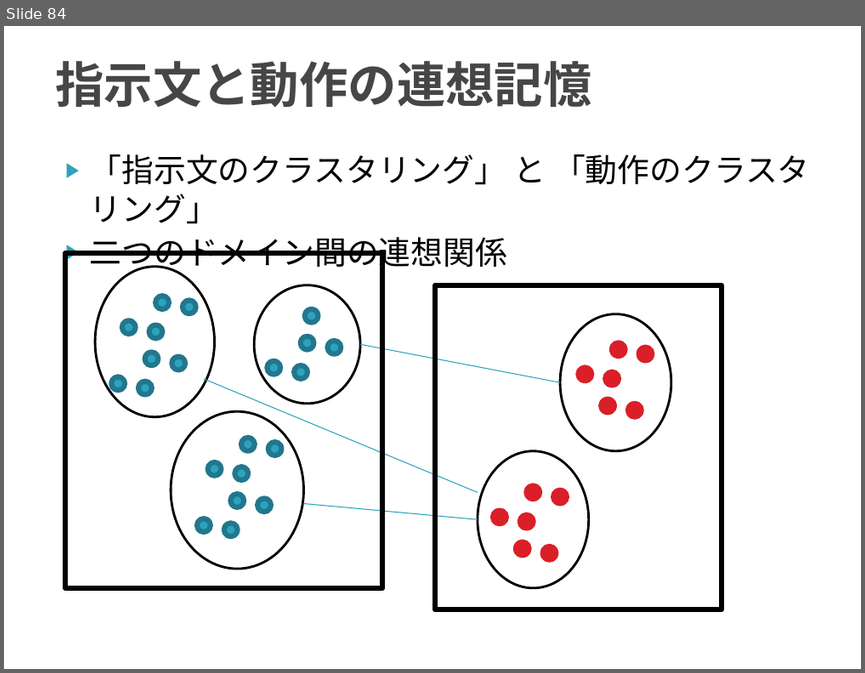
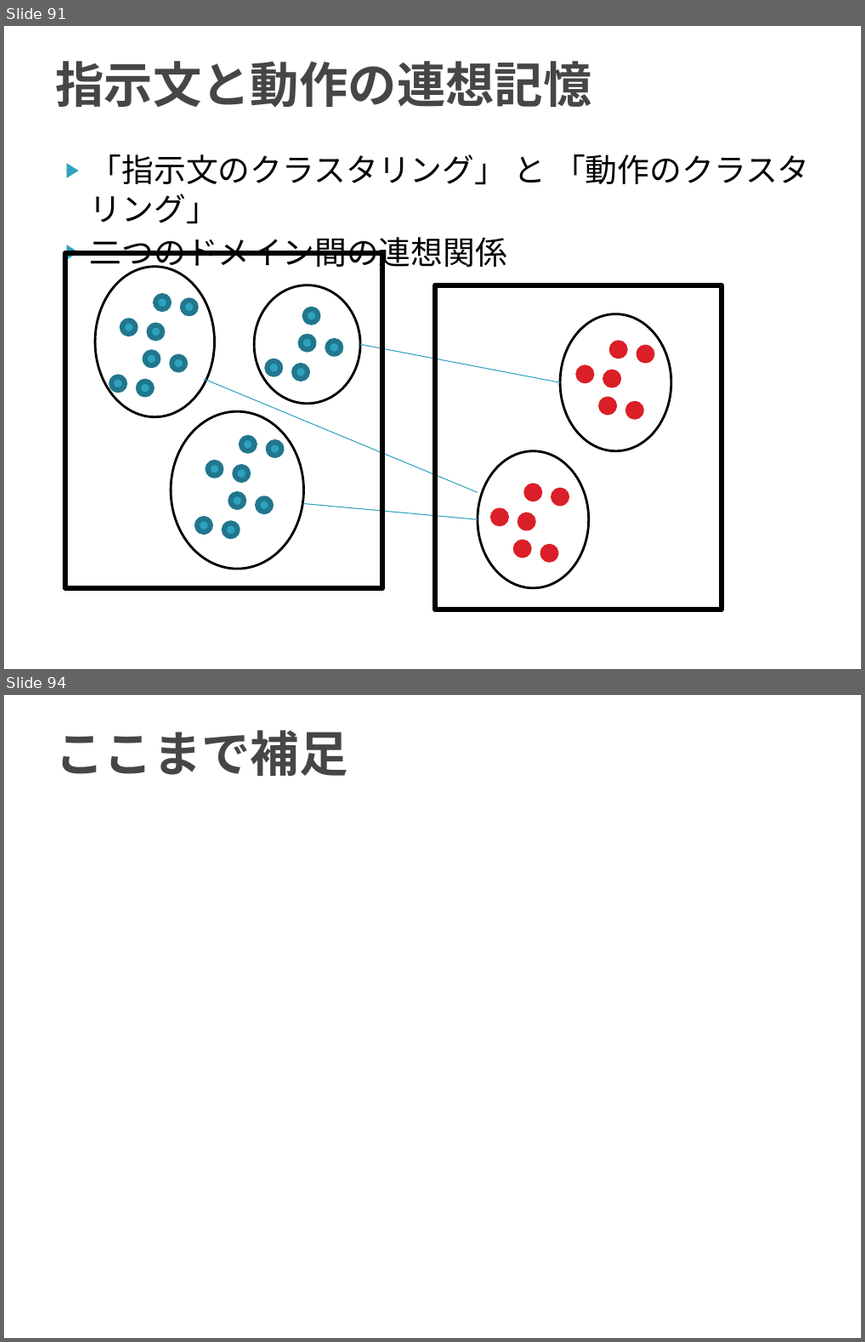
Before and after one commit to TetsuyaKomota/GitforEclipseTest, a slide deck: IntentionLearning_v2/slide/discussion2016.pptx. Shown one above the other, each under a label of ours: slide 84 before the commit, slides 91 and 94 after it; the slides between them are not shown. The pictures are 865x673 and 865x1342 pixels, drawn with LibreOffice and Linux fonts; fonts in the diff are those of the drawing. Boxes give left, top, right and bottom in pixels: in the first picture for what was removed or moved away, otherwise in the second. Text is boxed around its words. In the diff, an @@ line names an element or a change of style, - is before the commit and + after.

```diff
--- a/IntentionLearning_v2/slide/discussion2016.pptx
+++ b/IntentionLearning_v2/slide/discussion2016.pptx
@@ slide 94 added at (4,695,861,1338), background #FFFFFF @@
@@ title added at (55,730,347,776), 41 pt, text #464646, bold @@
+ここまで補足
@@ what was slide 84 is now slide 91 @@
```
Also in this commit, not shown: 4 slides changed, 7 other slides added.
